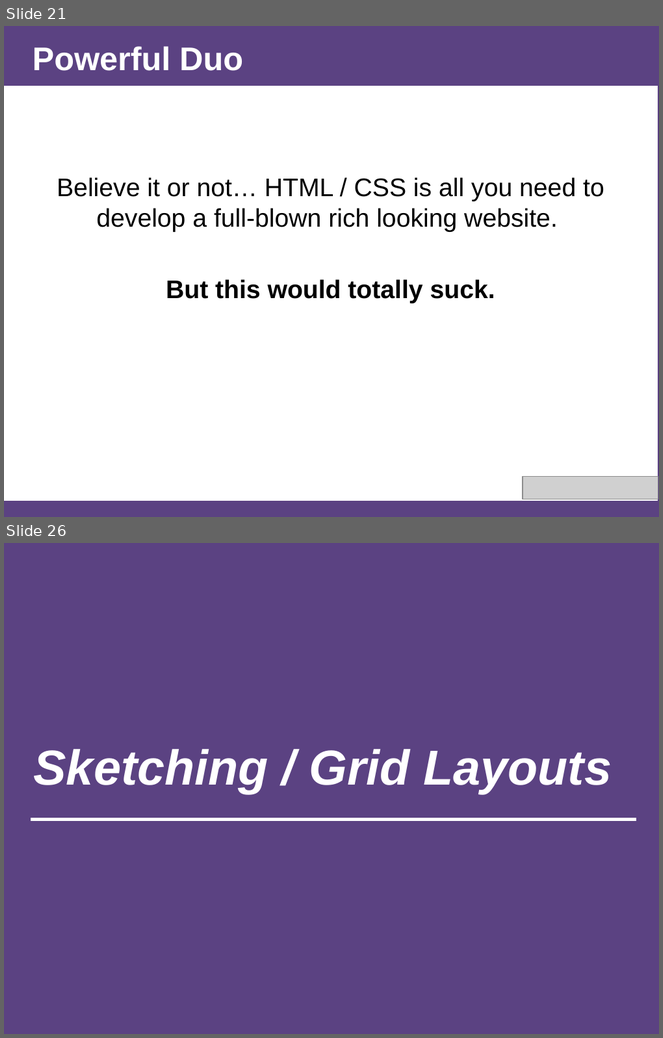
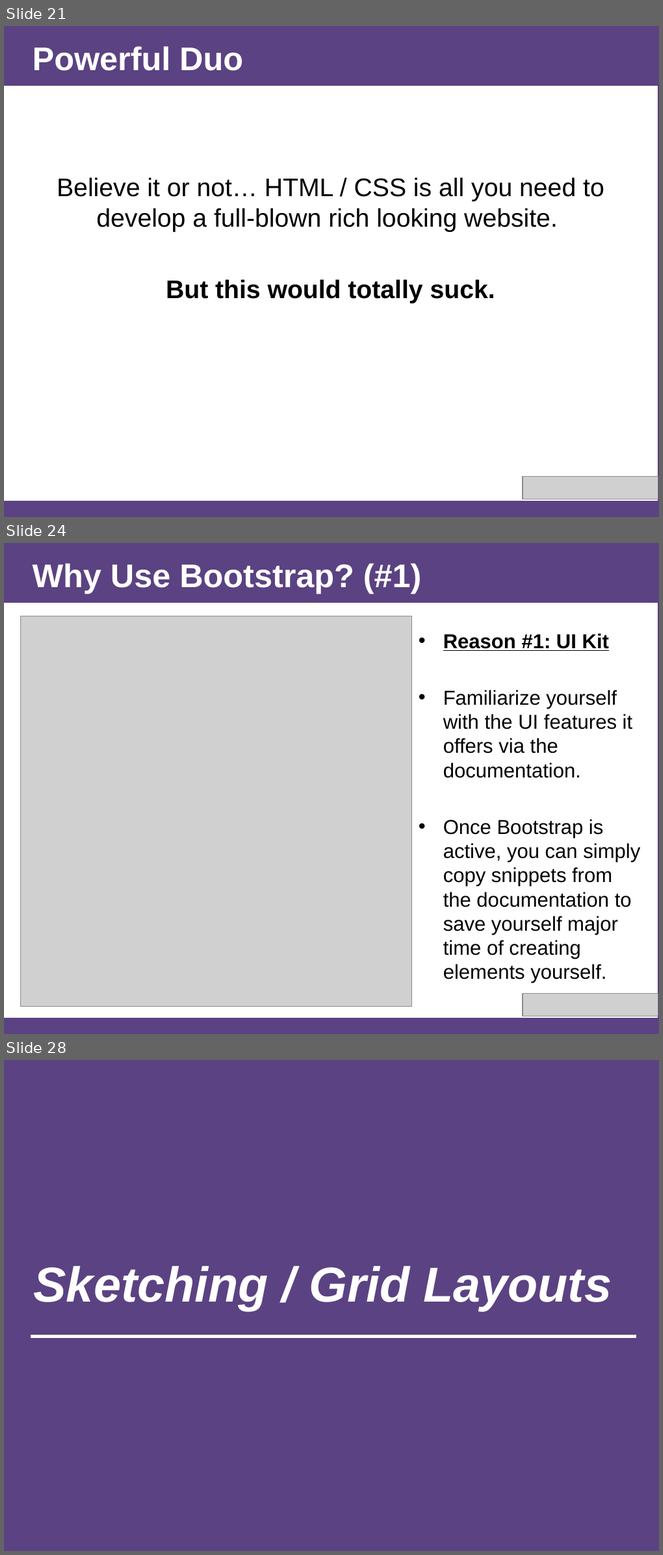
Before and after one commit to afhaque/Rice-DevChats-Bootstrap, a slide deck: slides/AHaque_Bootstrap-Presentation_1-24-15.pptx. Shown one above the other, each under a label of ours: slides 21 and 26 before the commit, slides 21, 24 and 28 after it; the slides between them are not shown. The pictures are 663x1038 and 663x1555 pixels, drawn with LibreOffice and Linux fonts; fonts in the diff are those of the drawing; grey boxes stand for pictures. Boxes give left, top, right and bottom in pixels: in the first picture for what was removed or moved away, otherwise in the second. Text is boxed around its words. In the diff, an @@ line names an element or a change of style, - is before the commit and + after.

Commit message:
Added "Post-Bootstrap" example to slides.

```diff
--- a/slides/AHaque_Bootstrap-Presentation_1-24-15.pptx
+++ b/slides/AHaque_Bootstrap-Presentation_1-24-15.pptx
@@ slide 24 added at <box>4,543,659,1034</box>, background #5B4282 @@
@@ title added at <box>33,563,422,594</box>, 36 pt, text #FFFFFF, bold @@
+Why Use Bootstrap? (#1)
@@ rectangle added at <box>4,603,658,1018</box>, fill #FFFFFF @@
@@ picture added at <box>20,616,412,1008</box> @@
@@ text added at <box>443,633,640,960</box>, 22.2 pt, text #000000 @@
+• Reason #1: UI Kit
+• Familiarize yourself with the UI features it offers via the documentation.
+• Once Bootstrap is active, you can simply copy snippets from the documentation to save yourself major time of creating elements yourself.
@@ picture added at <box>523,994,659,1016</box> @@
@@ what was slide 26 is now slide 28 @@
```
Also in this commit, not shown: 3 slides changed, 3 other slides added, 2 slides removed, 1 other file.
